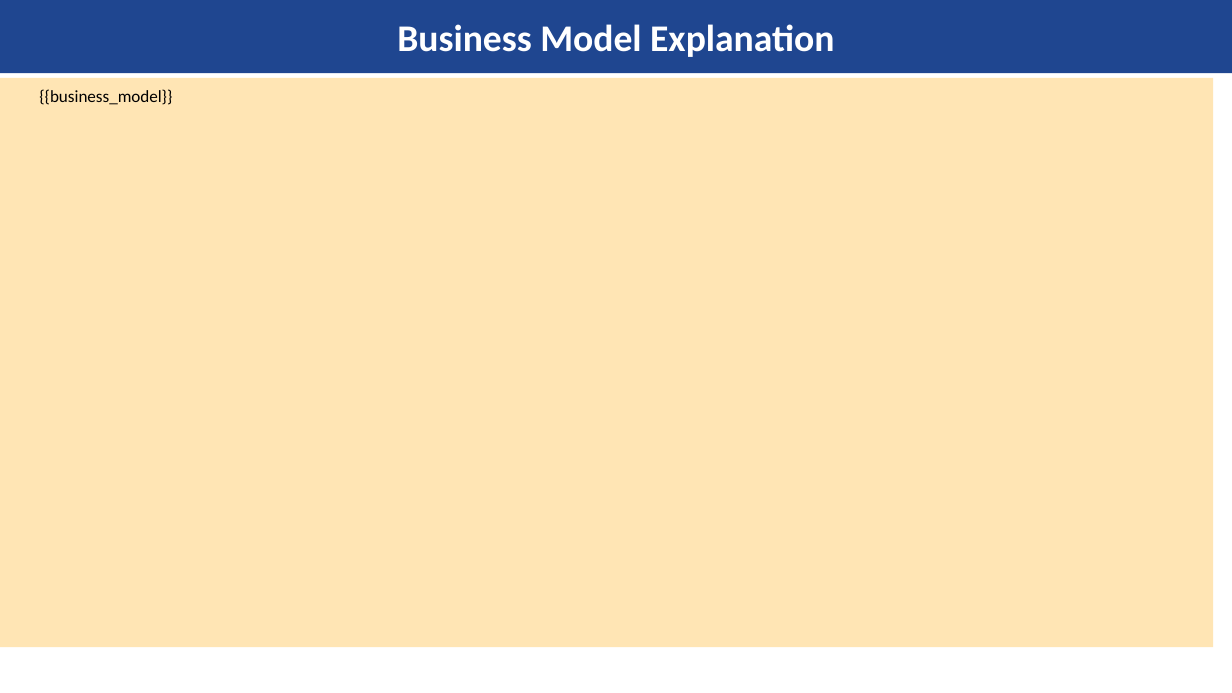
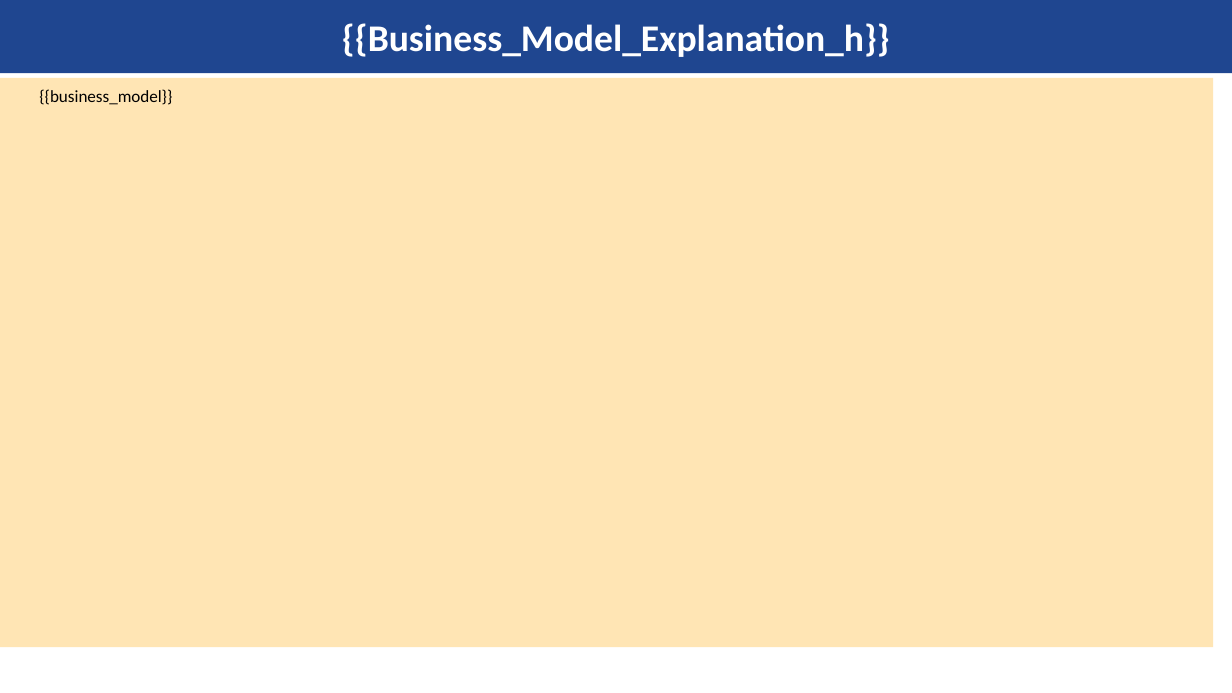
Before and after one commit to kishanyash/fluffy-lamp, a slide deck: slide 4 of master_template.pptx (slide 5 before the commit). Drawn at 1232x693 pixels with LibreOffice and Linux fonts; fonts in the diff are those of the drawing; background and template pictures are left out. Boxes give left, top, right and bottom in pixels: in the first picture for what was removed or moved away, otherwise in the second. Text is boxed around its words. In the diff, an @@ line names an element or a change of style, - is before the commit and + after.

```diff
--- a/master_template.pptx
+++ b/master_template.pptx
@@ title at (342, 23, 890, 57): text changed @@
-Business Model Explanation
+{{Business_Model_Explanation_h}}
```
Also in this commit, not shown: 10 other slides changed, 1 slide removed, 6 other files.
